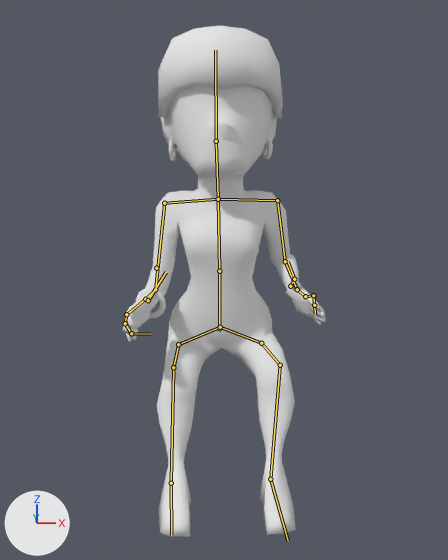
An edit to the Blender file Assets/Art/Models/Torcedora.blend, drawn before and after from the same camera.
One viewpoint serves both versions: a 50 mm camera at (-1.11, -3.05, 1.94) aimed at (-0.98, 0.1, 1.27). Arrows for +X, +Y and +Z are at lower left; the lights stay in place. Both versions are drawn at frame 10 of the action 'Sit.Breathing'; the numbers are the values there. The bones that bend it are drawn over the model as lines.
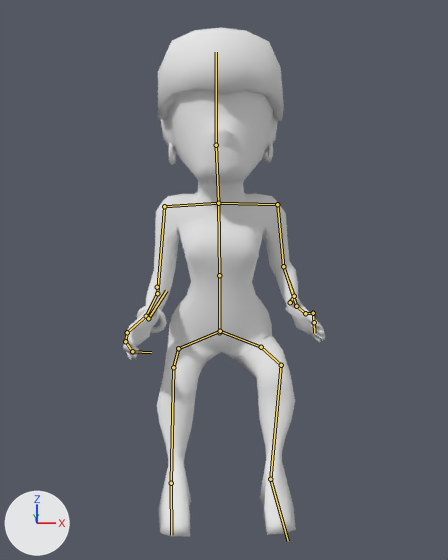
Boxes (x1, y1, x2, y2) around the edits, measured in the pictures (448 x 560 px):
'Torcedora', posed
    before: (122, 85, 326, 537)
    after: (123, 90, 325, 537)
'Torus.001', posed
    before: (158, 26, 283, 161)
    after: (158, 28, 284, 165)
'Torus.000', posed (10% shorter)
    before: (136, 288, 166, 318)
    after: (137, 306, 167, 333)
bone 'Torso', root to tip
    before: (219, 328) to (219, 271)
    after: (219, 332) to (219, 275)
bone 'Chest', root to tip
    before: (219, 271) to (218, 199)
    after: (219, 275) to (218, 203)

What the commit changed:
Bone 'Torso' (bone_torso) moves from (0.0, -0.72, 0.0) to (0.0, -0.78, 0.0).
Bone 'Chest' (bone_chest) turns from (-10, 0, -1) to (-7, 0, -1) degrees about its own x, y and z.
Bone 'IK.Hand.L' (bone_ik_hand_l) moves from (-0.75, -0.31, -0.43) to (-0.74, -0.34, -0.65).
Bone 'IK.Hand.R' (bone_ik_hand_r) moves from (0.81, -0.59, -0.44) to (0.81, -0.59, -0.66).
